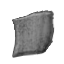
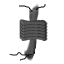
Before/after of a 64px x 64px layered artwork. What changed in the layer stack:
added layer "Debris2 copy 7" above "Debris2" over [9, 3, 48, 61]
hid "Debris1" over [11, 9, 55, 58]
